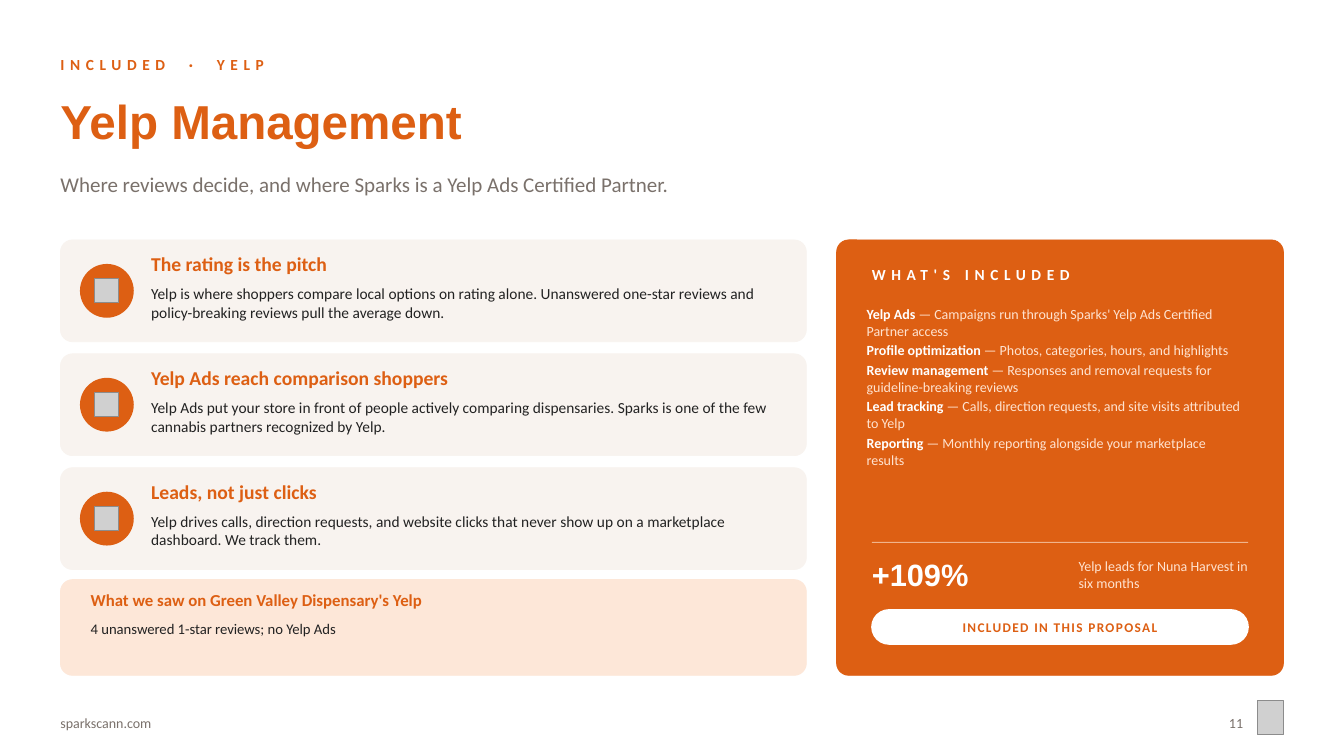
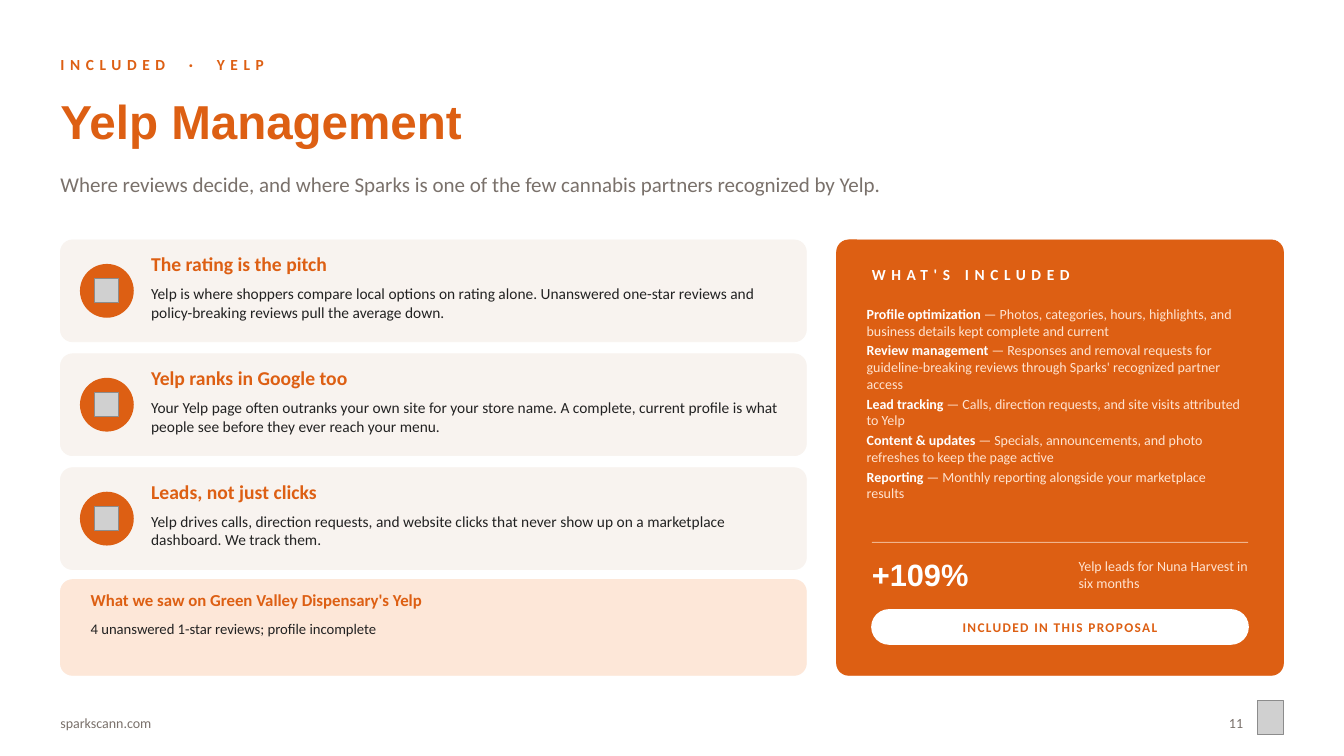
Before and after one commit to sparksmanagement/pitchdeckspecialist, a slide deck: slide 11 of decks/Sparks-x-example-green-valley.pptx. Drawn at 1344x756 pixels with LibreOffice and Linux fonts; fonts in the diff are those of the drawing; grey boxes stand for pictures. Boxes give left, top, right and bottom in pixels: in the first picture for what was removed or moved away, otherwise in the second. Text is boxed around its words. In the diff, an @@ line names an element or a change of style, - is before the commit and + after.

```diff
--- a/decks/Sparks-x-example-green-valley.pptx
+++ b/decks/Sparks-x-example-green-valley.pptx
@@ text at bbox=[60, 177, 880, 196]: text changed @@
-Where reviews decide, and where Sparks is a Yelp Ads Certified Partner.
+Where reviews decide, and where Sparks is one of the few cannabis partners recognized by Yelp.
@@ text at bbox=[867, 309, 1231, 389]: text changed @@
-• Yelp Ads — Campaigns run through Sparks' Yelp Ads Certified Partner access
-• Profile optimization — Photos, categories, hours, and highlights
-• Review management — Responses and removal requests for guideline-breaking reviews
+• Profile optimization — Photos, categories, hours, highlights, and business details kept complete and current
+• Review management — Responses and removal requests for guideline-breaking reviews through Sparks' recognized partner access
@@ text at bbox=[151, 371, 348, 389]: text changed @@
-Yelp Ads reach comparison shoppers
+Yelp ranks in Google too
@@ text at bbox=[151, 402, 778, 435]: text changed @@
-Yelp Ads put your store in front of people actively comparing dispensaries. Sparks is one of the few cannabis partners recognized by Yelp.
+Your Yelp page often outranks your own site for your store name. A complete, current profile is what people see before they ever reach your menu.
@@ text at bbox=[867, 435, 1203, 465]: paragraph added @@
+• Content & updates — Specials, announcements, and photo refreshes to keep the page active
@@ text at bbox=[91, 624, 377, 637]: text changed @@
-4 unanswered 1-star reviews; no Yelp Ads
+4 unanswered 1-star reviews; profile incomplete
```
Also in this commit, not shown: 3 other slides changed, 8 other files.
